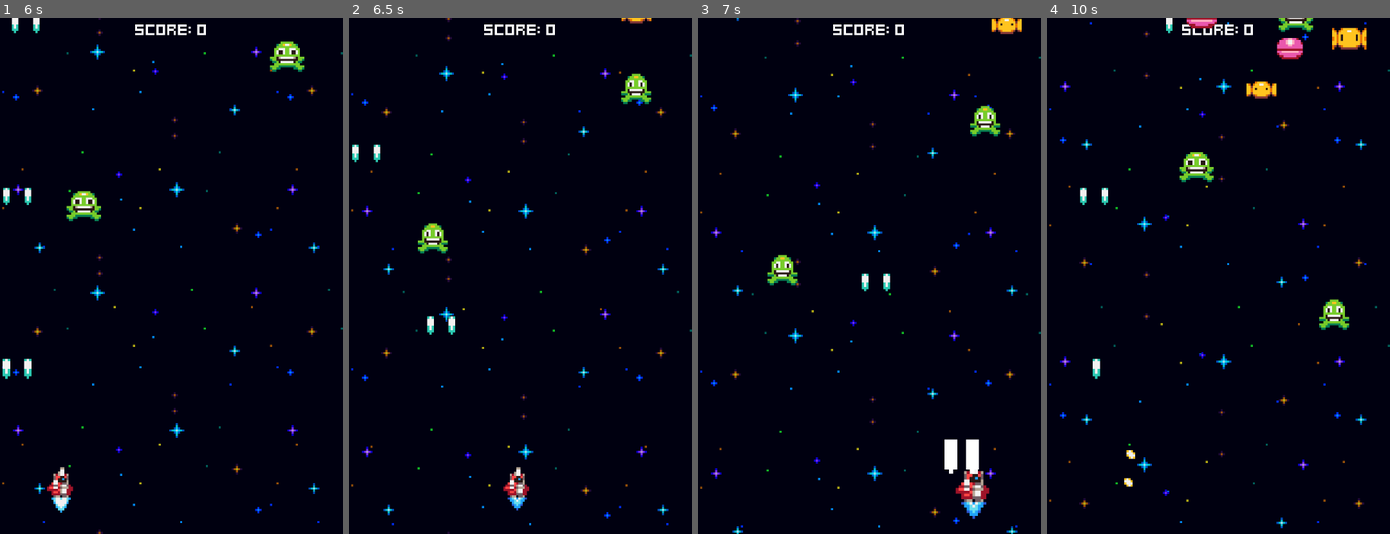
Above: before the commit, frames 1-4 (left to right).
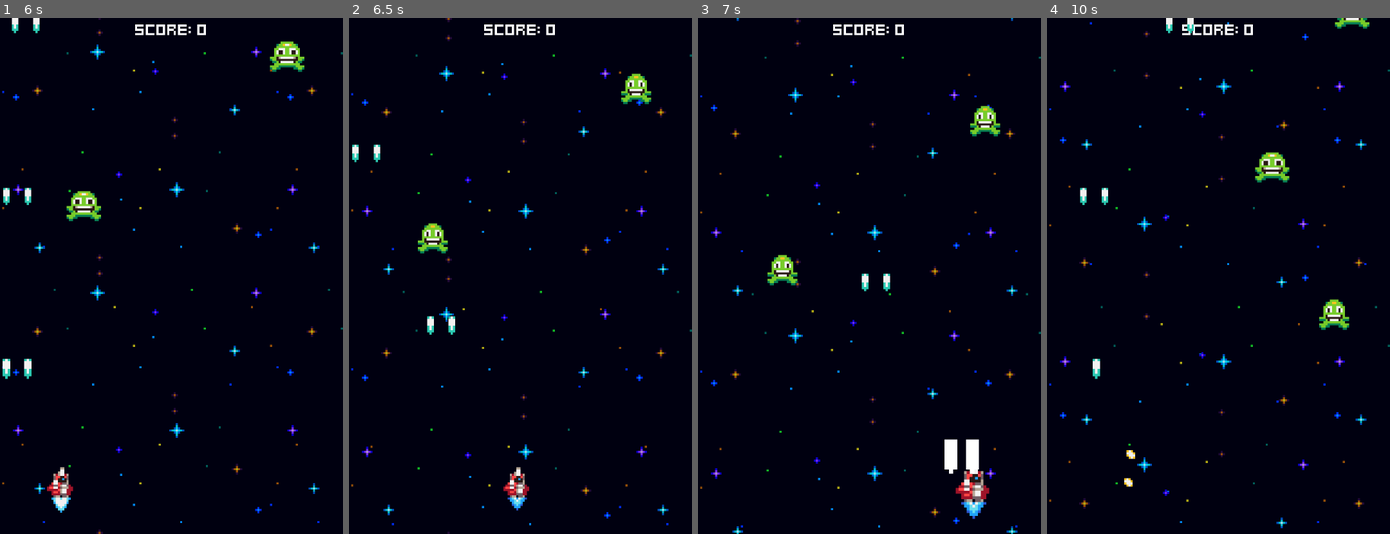
Above: after the commit, the same moments.

Repository: Nicolasult/HeartbeastShooter
Game: Godot game, scene res://menus/menu.tscn
Two runs of this game, one before a commit and one after it. Both use one fixed random seed, a clock stepped at 60 frames per second and the inputs below.
Inputs:
- Up to frame 1 (6 s): tap Space at 0.5 s; hold Right (ui_right) 0.53-1.28 s; tap Enter (ui_accept) at 0.77, 1.52, 3.02, 3.77, 4.52 s; hold Left (ui_left) 1.28-2.03 s; hold Right (ui_right) 2.03-3.53 s; hold Left (ui_left) 3.53-5.78 s; hold Right (ui_right) from 5.78 s (still down)
- Up to frame 2 (6.5 s): keep holding Right (ui_right); tap Enter (ui_accept) at 6.02 s
- Up to frame 3 (7 s): keep holding Right (ui_right); tap Enter (ui_accept) at 6.77 s
- Up to frame 4 (10 s): tap Enter (ui_accept) at 7.52, 9.02, 9.77 s; release Right (ui_right) at 8.03 s; hold Left (ui_left) 8.03-9.53 s; hold Right (ui_right) from 9.53 s (still down)

Frame 1 is identical in both runs. In frame 2, less than 0.1% of the frame differs, in the area x 79-89%, y 0-2%; in frame 3, 0.2%; in frame 4, 2.4%, in the area x 38-94%, y 0-32%.

Commit message:
refine difficulty setting based on score

Diff:
--- a/enemies/enemy_generator.gd
+++ b/enemies/enemy_generator.gd
@@ -17,8 +17,15 @@
 
 func _ready() -> void:
 	green_enemy_spawn_timer.timeout.connect(handle_spawn.bind(GreenEnemyScene, green_enemy_spawn_timer))
-	yellow_enemy_spawn_timer.timeout.connect(handle_spawn.bind(YellowEnemyScene, yellow_enemy_spawn_timer))
-	pink_enemy_spawn_timer.timeout.connect(handle_spawn.bind(PinkEnemyScene, pink_enemy_spawn_timer))
+	yellow_enemy_spawn_timer.timeout.connect(handle_spawn.bind(YellowEnemyScene, yellow_enemy_spawn_timer, 5.0))
+	pink_enemy_spawn_timer.timeout.connect(handle_spawn.bind(PinkEnemyScene, pink_enemy_spawn_timer, 10.0))
+
+	game_stats.score_changed.connect(func(new_score: int):
+		if new_score > 10:
+			yellow_enemy_spawn_timer.process_mode = Node.PROCESS_MODE_INHERIT
+		if new_score > 50:
+			pink_enemy_spawn_timer.process_mode = Node.PROCESS_MODE_INHERIT
+		)
 
 func handle_spawn(enemy_scene: PackedScene, timer: Timer, time_offset: float = 1.0) -> void:
 	spawner_component.scene = enemy_scene
--- a/enemies/enemy_generator.tscn
+++ b/enemies/enemy_generator.tscn
@@ -24,11 +24,13 @@
 autostart = true
 
 [node name="YellowEnemySpawnTimer" type="Timer" parent="."]
+process_mode = 4
 wait_time = 4.5
 one_shot = true
 autostart = true
 
 [node name="PinkEnemySpawnTimer" type="Timer" parent="."]
+process_mode = 4
 wait_time = 6.0
 one_shot = true
 autostart = true
